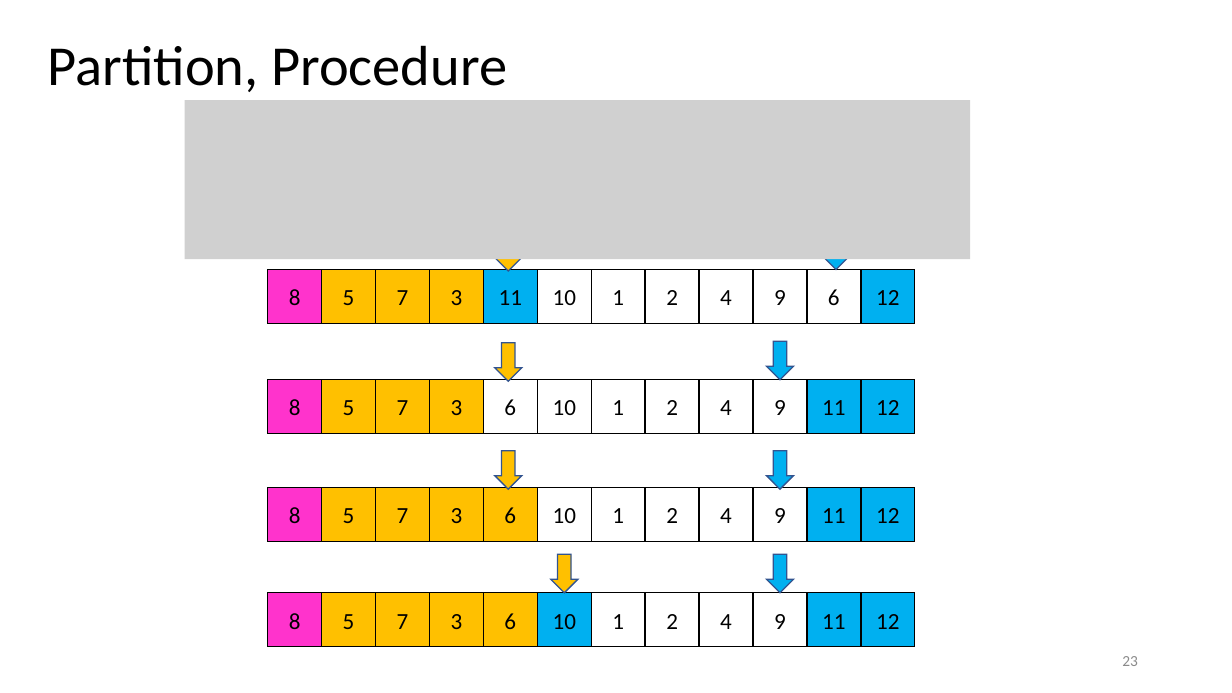
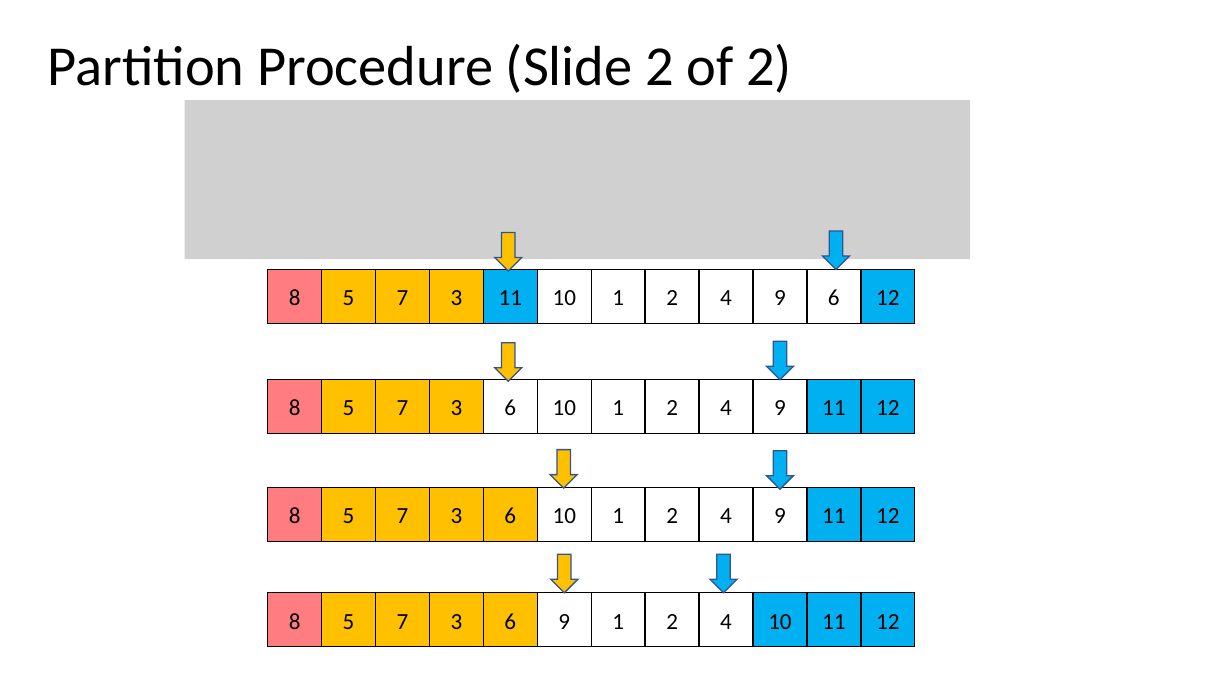
Before and after one commit to natebrunelle/cse332, a slide deck: slide 52 of markdown/files/slides/lecture13_sorting2.pptx (slide 23 before the commit). Drawn at 1232x693 pixels with LibreOffice and Linux fonts; fonts in the diff are those of the drawing; grey boxes stand for pictures. Boxes give left, top, right and bottom in pixels: in the first picture for what was removed or moved away, otherwise in the second. Text is boxed around its words. In the diff, an @@ line names an element or a change of style, - is before the commit and + after.

```diff
--- a/markdown/files/slides/lecture13_sorting2.pptx
+++ b/markdown/files/slides/lecture13_sorting2.pptx
@@ title at <box>48,44,792,93</box>: text changed @@
-Partition, Procedure
+Partition Procedure (Slide 2 of 2)
@@ down arrow: place and size @@
-down arrow at <box>494,451,521,490</box>
+down arrow at <box>550,450,577,489</box>
@@ down arrow: place and size @@
-down arrow at <box>767,555,794,593</box>
+down arrow at <box>710,555,737,593</box>
@@ fill #FF33CC to #FF7C80 in 4 elements at <box>268,270,322,323</box>, <box>268,380,322,433</box>, <box>268,488,322,542</box>, <box>268,593,322,647</box> @@
@@ rectangle "9" at <box>538,593,592,647</box>: fill #00B0F0 to #FFFFFF @@
@@ rectangle "10" at <box>753,593,807,647</box>: fill #FFFFFF to #00B0F0 @@
@@ text in rectangle at <box>558,614,570,629</box>: text changed @@
-10
+9
@@ text in rectangle at <box>768,614,791,629</box>: text changed @@
-9
+10
@@ page number removed at <box>1122,656,1138,666</box> @@
-23
```
Also in this commit, not shown: 22 other slides changed, 30 slides added, 12 slides removed, 5 other files.
